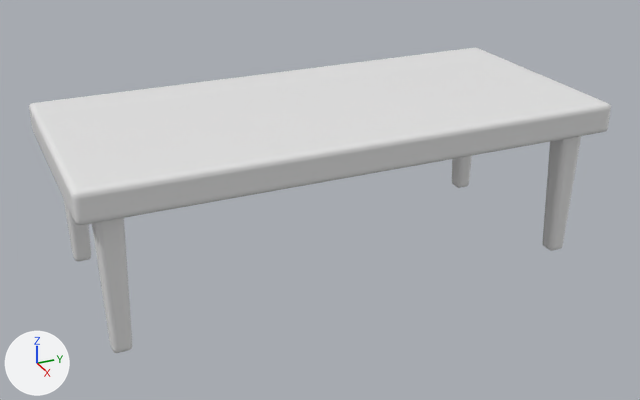
Before and after pictures for a commit that changed the glTF model assets_raw/low_table.glb.
One viewpoint serves both versions: a camera (50 mm lens) standing at (2.974, -1.758, 1.016) and looking at (1.243, -0.979, 0.151). Arrows for +X, +Y and +Z are at lower left; the lights stay in place.

The older version as bpy lines, for what is in view:
```python
me_cube_044 = bpy.data.meshes.new('Cube.044')
me_cube_044.from_pydata(...)  # 352 vertices, 628 faces; spans x -0.276..0.276, y -0.601..0.601, z -0.198..0.183
ob_livingfloor_table = bpy.data.objects.new('LivingFloor.Table', me_cube_044)
ob_livingfloor_table.location = (1.226, -0.972, 0.199)
```
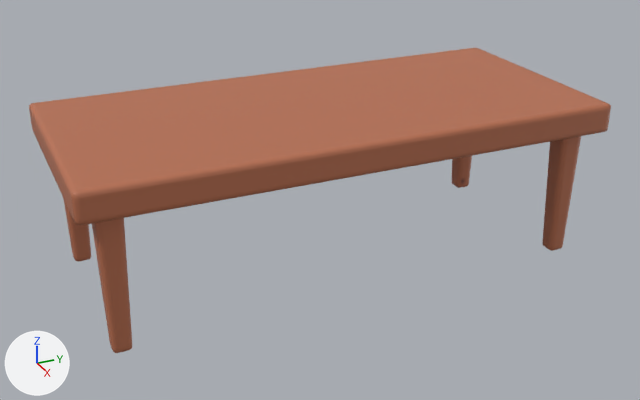
Pixel boxes (x1, y1, x2, y2) of what changed, in the pictures (640 x 400 px):
'LivingFloor.Table', recoloured (white to brown): (29, 48, 611, 353) in both

The change, as a diff of the scene's bpy script:
```diff
--- a/assets_raw/low_table.glb.py
+++ b/assets_raw/low_table.glb.py
@@ img_livingfloor @@
+img_livingfloor = load_image('LivingFloor', '_unpacked/LivingFloor', 128, 128, 'sRGB')
@@ mat_material_009 @@
+mat_material_009 = principled_material('Material.009')
+mat_material_009.texture = img_livingfloor
@@ me_cube_044 @@
 me_cube_044.from_pydata(...)  # 352 vertices, 628 faces; spans x -0.276..0.276, y -0.601..0.601, z -0.198..0.183
+me_cube_044.materials.append(mat_material_009)  # picture img_livingfloor
```
